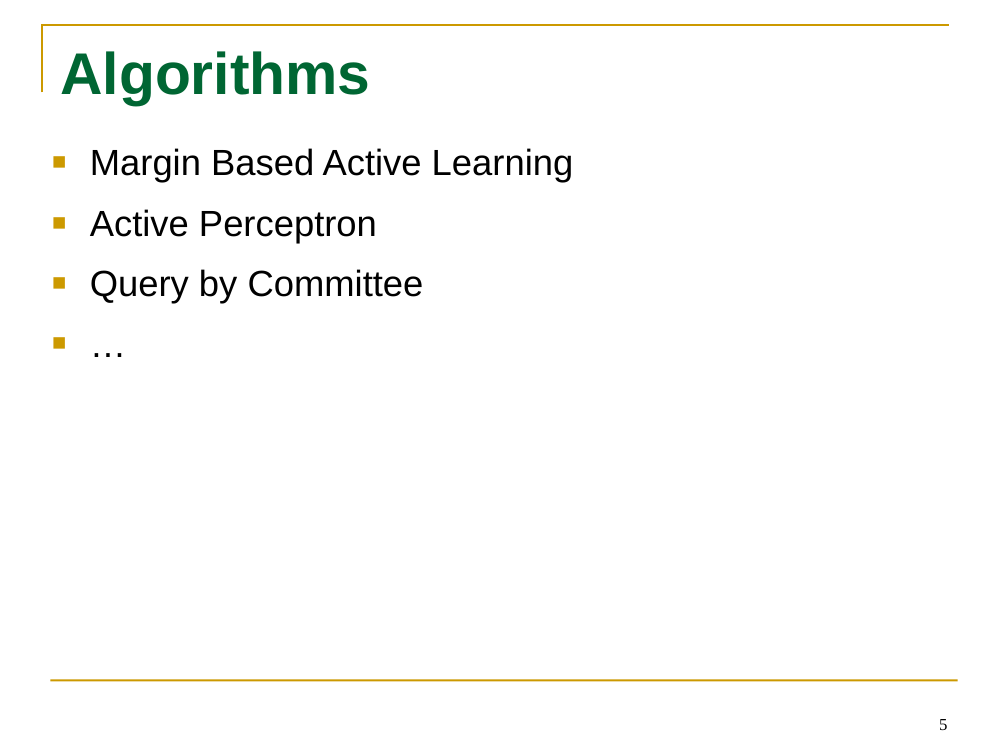
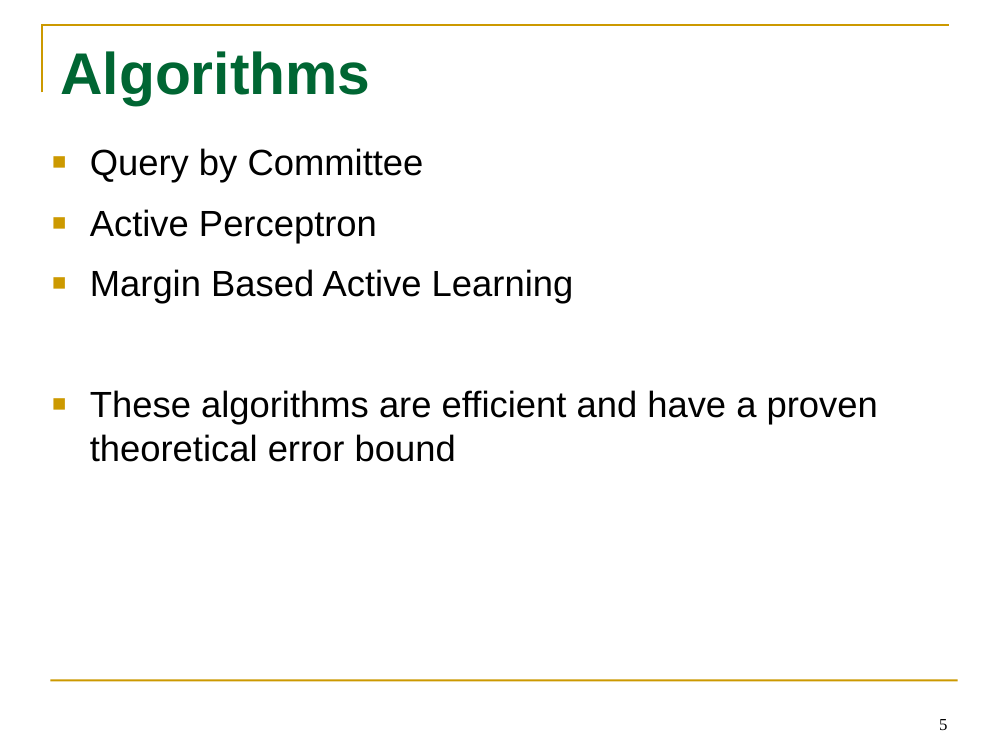
Before and after one commit to tttyy/Active-Learning, a slide deck: slide 5 of presentation/Activelearning.pptx. Drawn at 1008x756 pixels with LibreOffice and Linux fonts; fonts in the diff are those of the drawing. Boxes give left, top, right and bottom in pixels: in the first picture for what was removed or moved away, otherwise in the second. Text is boxed around its words. In the diff, an @@ line names an element or a change of style, - is before the commit and + after.

Commit message:
update slides

```diff
--- a/presentation/Activelearning.pptx
+++ b/presentation/Activelearning.pptx
@@ text at [90, 148, 424, 243]: paragraphs added @@
+■ Query by Committee
+■ Active Perceptron
@@ text at [90, 390, 878, 462]: text changed @@
-■ Active Perceptron
-■ Query by Committee
-■ …
+■ These algorithms are efficient and have a proven theoretical error bound
```
Also in this commit, not shown: 7 other slides changed, 5 slides added, 1 slide removed.
